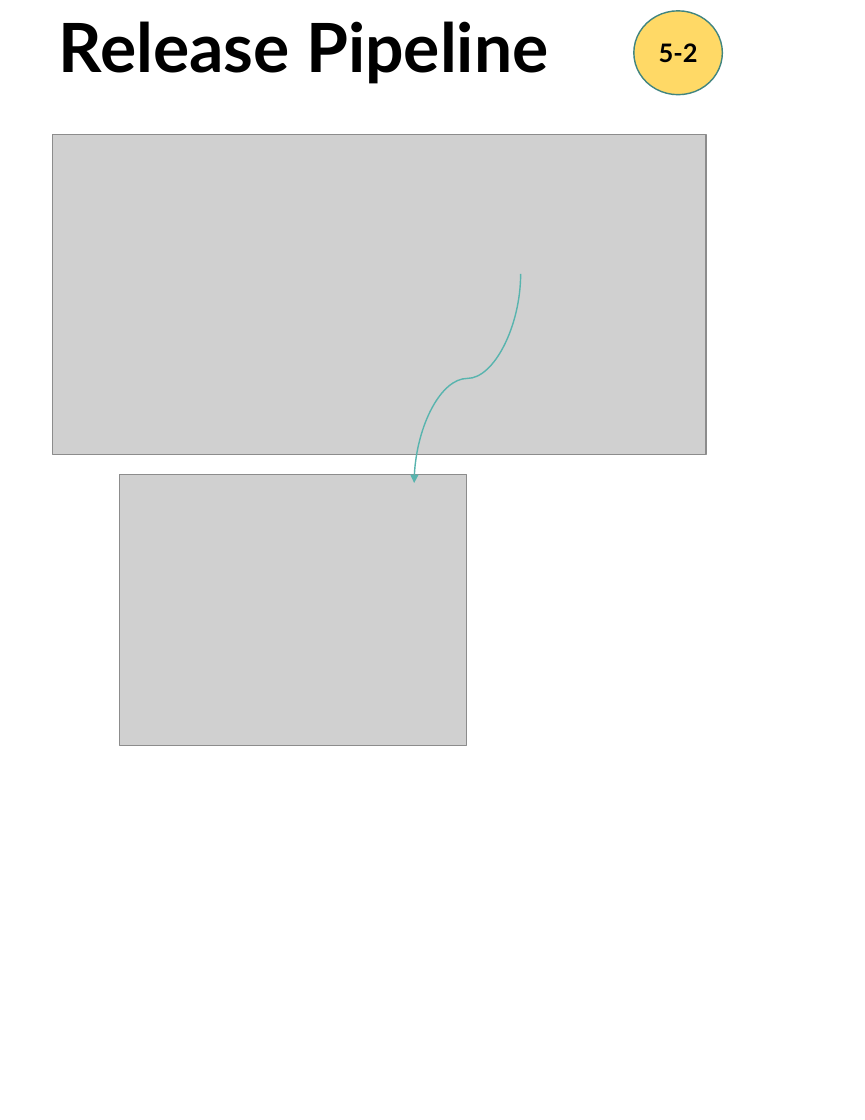
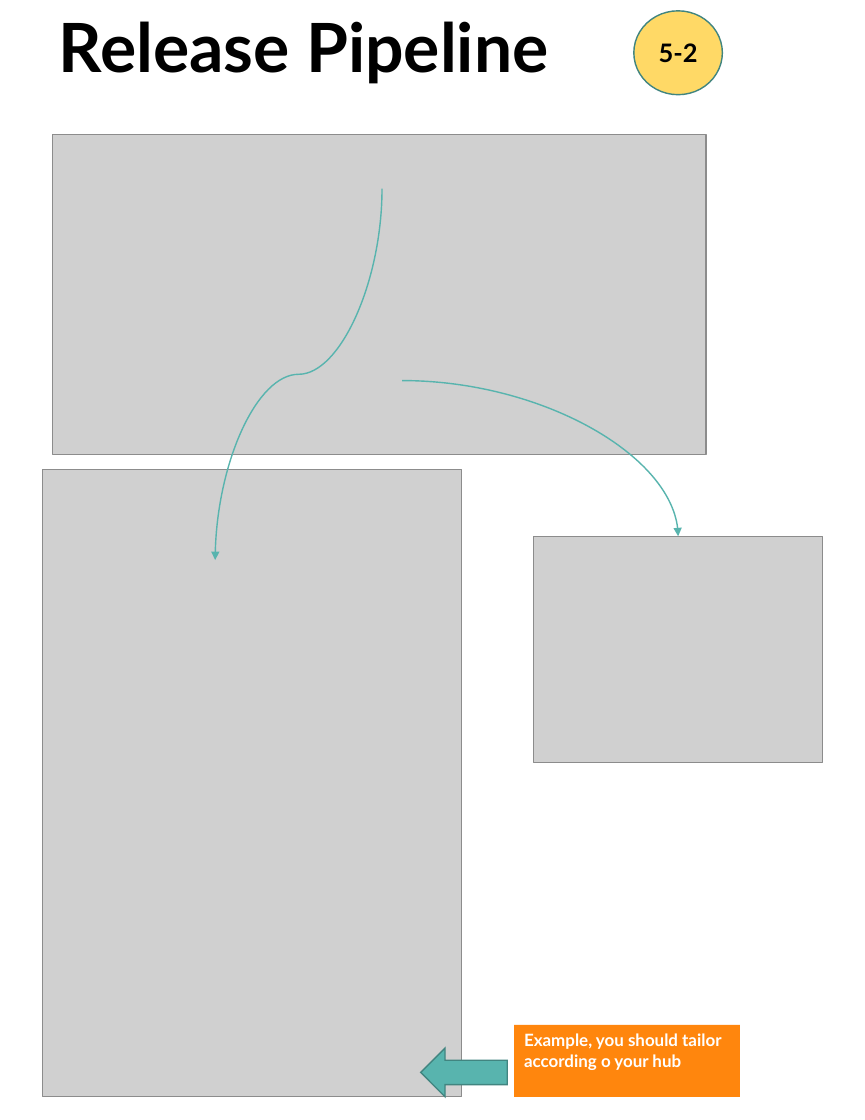
Before and after one commit to scorpion0511/mytracker, a slide deck: slide 65 of doc/React.pptx (slide 64 before the commit). Drawn at 865x1120 pixels with LibreOffice and Linux fonts; fonts in the diff are those of the drawing; grey boxes stand for pictures. Boxes give left, top, right and bottom in pixels: in the first picture for what was removed or moved away, otherwise in the second. Text is boxed around its words. In the diff, an @@ line names an element or a change of style, - is before the commit and + after.

Commit message:
presentation

```diff
--- a/doc/React.pptx
+++ b/doc/React.pptx
@@ curved arrow moved from (521, 274) - (414, 482) to (382, 188) - (215, 560) @@
@@ curved arrow added from (402, 381) to (678, 536), #58B4AE 1 pt @@
@@ picture added at [42,469,462,1096] @@
@@ picture: place and size @@
-picture at [120,474,467,745]
+picture at [533,536,823,762]
@@ left arrow added at [420,1047,507,1096], fill #58B4AE, outline #418581 1 pt @@
@@ rectangle added at [514,1025,740,1097], fill #FF860D, 12 pt, text #FFFFFF, bold @@
+Example, you should tailor according o your hub
```
Also in this commit, not shown: 2 other slides changed, 2 slides added.
